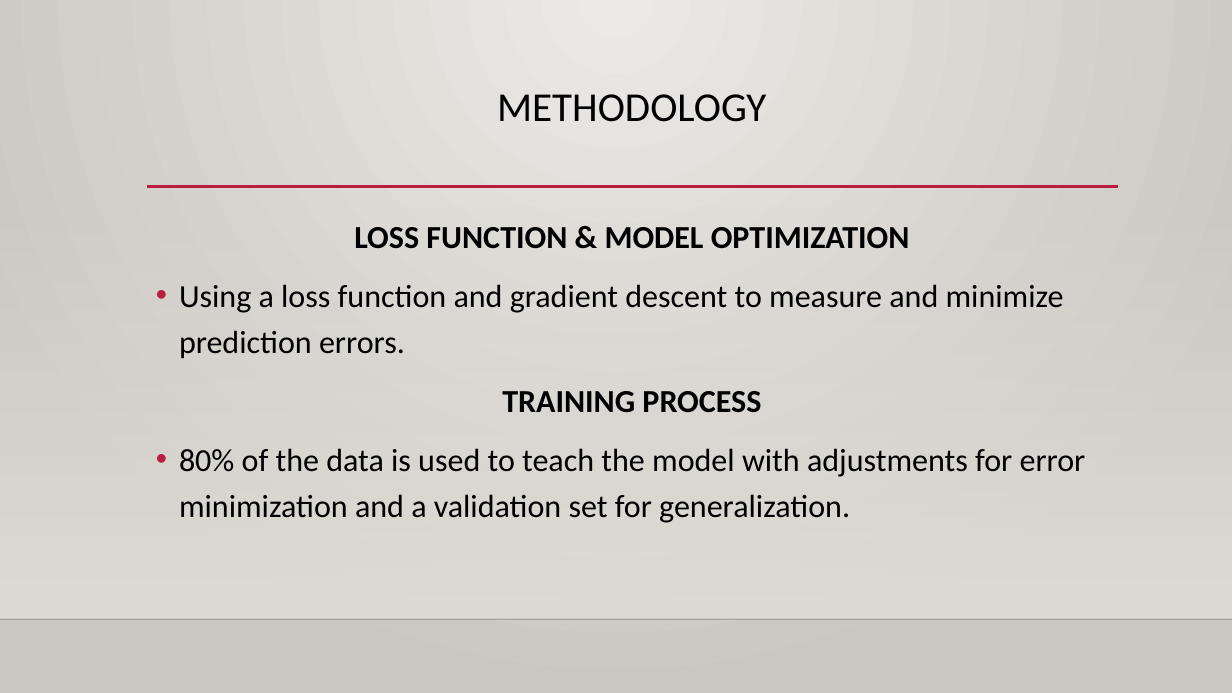
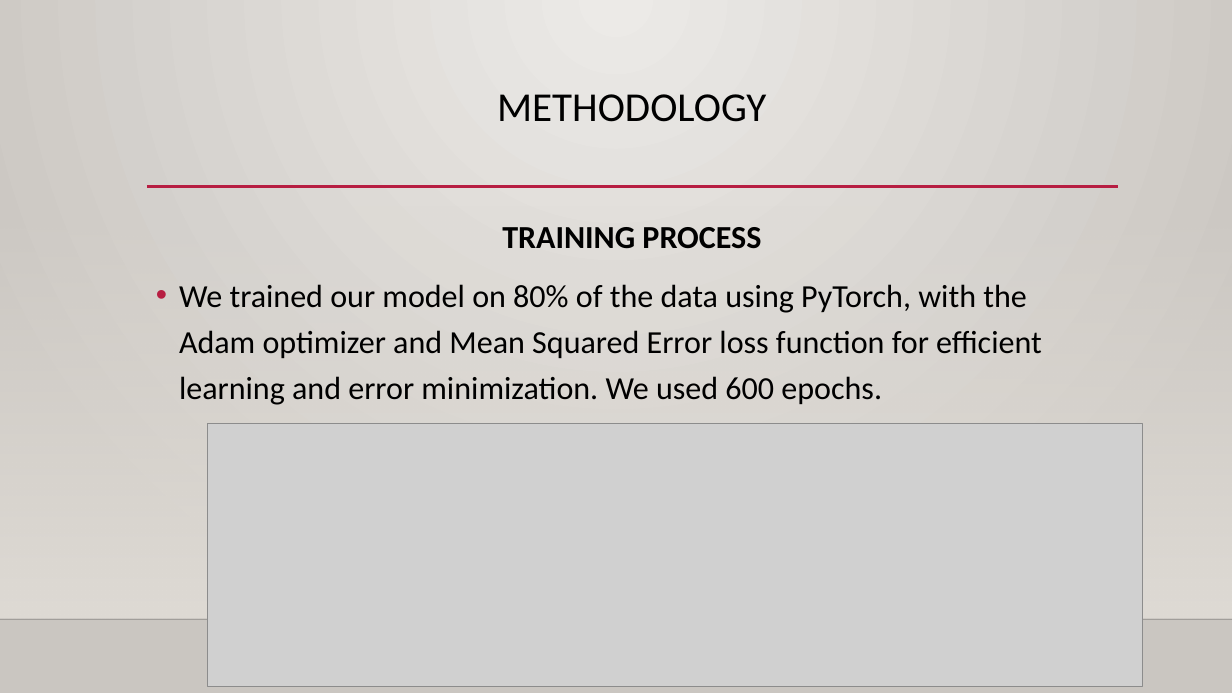
Before and after one commit to Josewathome/Tensile-Prediction-Model, a slide deck: slide 11 of THE WRITE UP/Final Project-PPT uPDATE.pptx (slide 10 before the commit). Drawn at 1232x693 pixels with LibreOffice and Linux fonts; fonts in the diff are those of the drawing; grey boxes stand for pictures; background and template pictures are left out. Boxes give left, top, right and bottom in pixels: in the first picture for what was removed or moved away, otherwise in the second. Text is boxed around its words. In the diff, an @@ line names an element or a change of style, - is before the commit and + after.

```diff
--- a/THE WRITE UP/Final Project-PPT uPDATE.pptx
+++ b/THE WRITE UP/Final Project-PPT uPDATE.pptx
@@ text at (179,227,1064,358): paragraphs removed @@
-LOSS FUNCTION & MODEL OPTIMIZATION
-• Using a loss function and gradient descent to measure and minimize prediction errors.
@@ text at (179,284,1042,405): text changed @@
-• 80% of the data is used to teach the model with adjustments for error minimization and a validation set for generalization.
+• We trained our model on 80% of the data using PyTorch, with the Adam optimizer and Mean Squared Error loss function for efficient learning and error minimization. We used 600 epochs.
@@ picture added at (208,423,1143,687) @@
```
Also in this commit, not shown: 4 other slides changed, 2 slides added, 3 other files.
